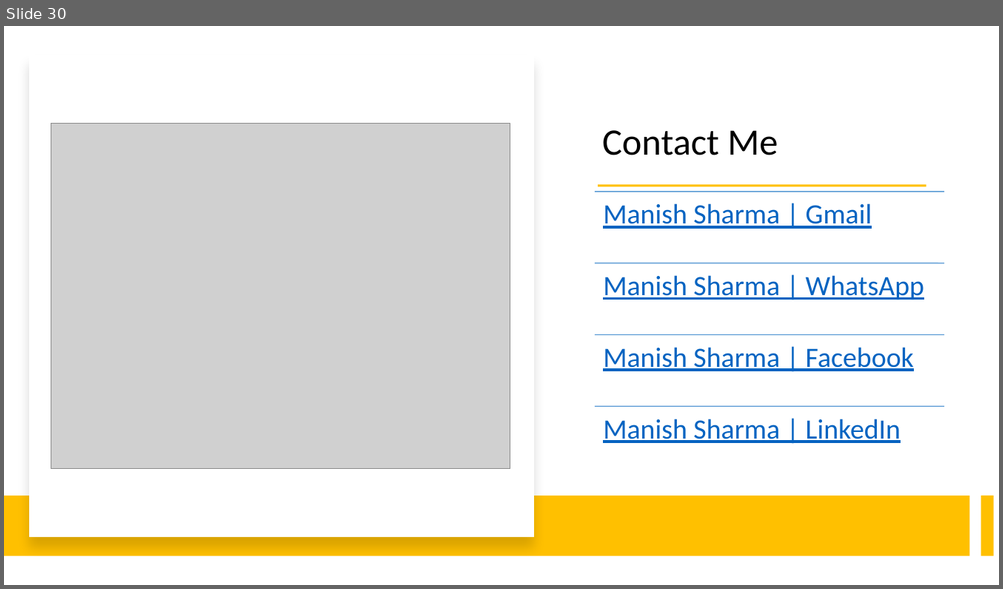
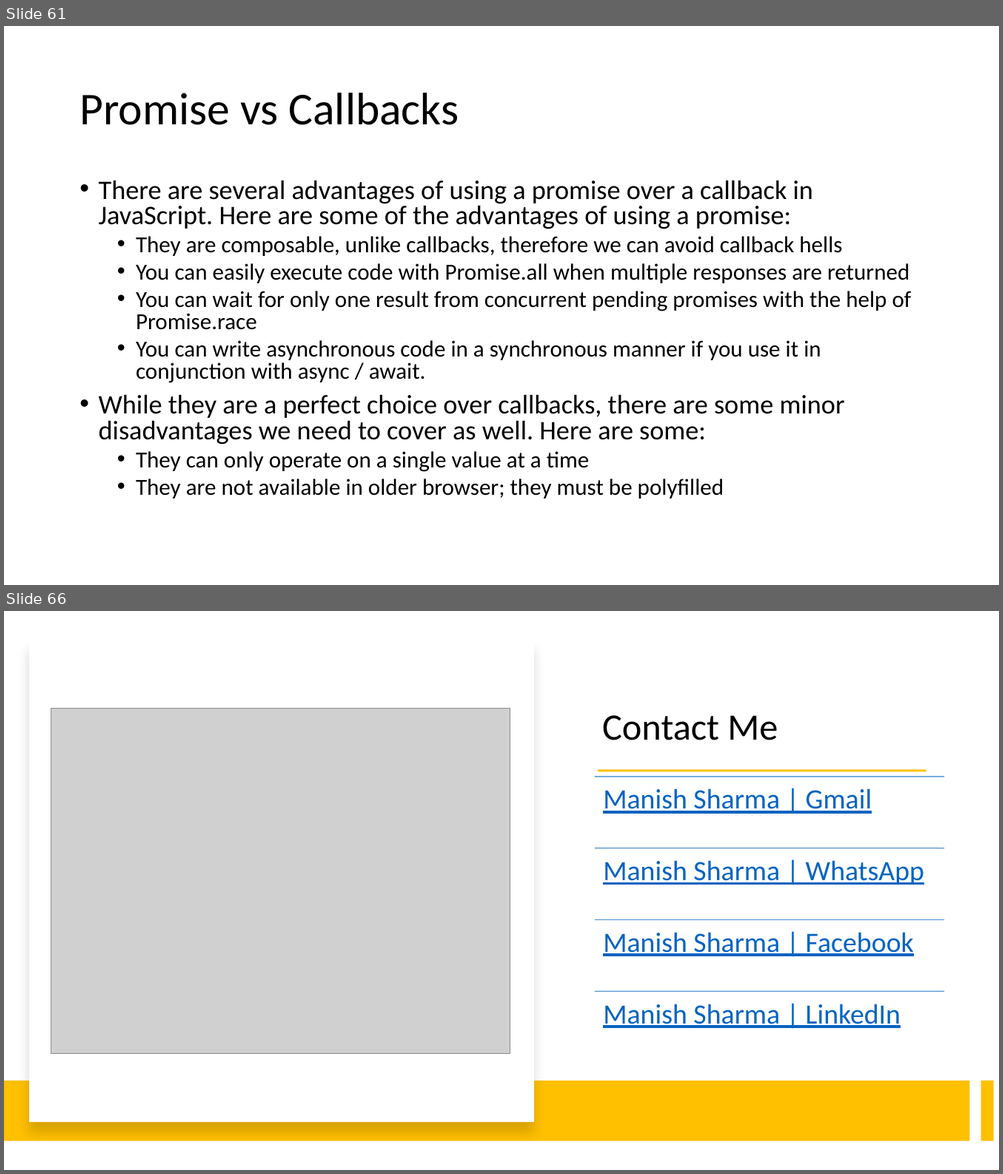
Before and after one commit to madhurinitu/EcmaBy_Manish, a slide deck: Notes/ECMAScript.pptx. Shown one above the other, each under a label of ours: slide 30 before the commit, slides 61 and 66 after it; the slides between them are not shown. The pictures are 1003x589 and 1003x1174 pixels, drawn with LibreOffice and Linux fonts; fonts in the diff are those of the drawing; grey boxes stand for pictures. Boxes give left, top, right and bottom in pixels: in the first picture for what was removed or moved away, otherwise in the second. Text is boxed around its words. In the diff, an @@ line names an element or a change of style, - is before the commit and + after.

```diff
--- a/Notes/ECMAScript.pptx
+++ b/Notes/ECMAScript.pptx
@@ slide 61 added at bbox=[4, 26, 999, 585], background #FFFFFF @@
@@ title added at bbox=[79, 93, 459, 125], 44 pt, text #000000 @@
+Promise vs Callbacks
@@ text added at bbox=[99, 180, 911, 499], 22.2 pt, text #000000 @@
+• There are several advantages of using a promise over a callback in JavaScript. Here are some of the advantages of using a promise:
+  • They are composable, unlike callbacks, therefore we can avoid callback hells
+  • You can easily execute code with Promise.all when multiple responses are returned
+  • You can wait for only one result from concurrent pending promises with the help of Promise.race
+  • You can write asynchronous code in a synchronous manner if you use it in conjunction with async / await.
+• While they are a perfect choice over callbacks, there are some minor disadvantages we need to cover as well. Here are some:
+  • They can only operate on a single value at a time
+  • They are not available in older browser; they must be polyfilled
@@ what was slide 30 is now slide 66 @@
```
Also in this commit, not shown: 35 other slides added.
